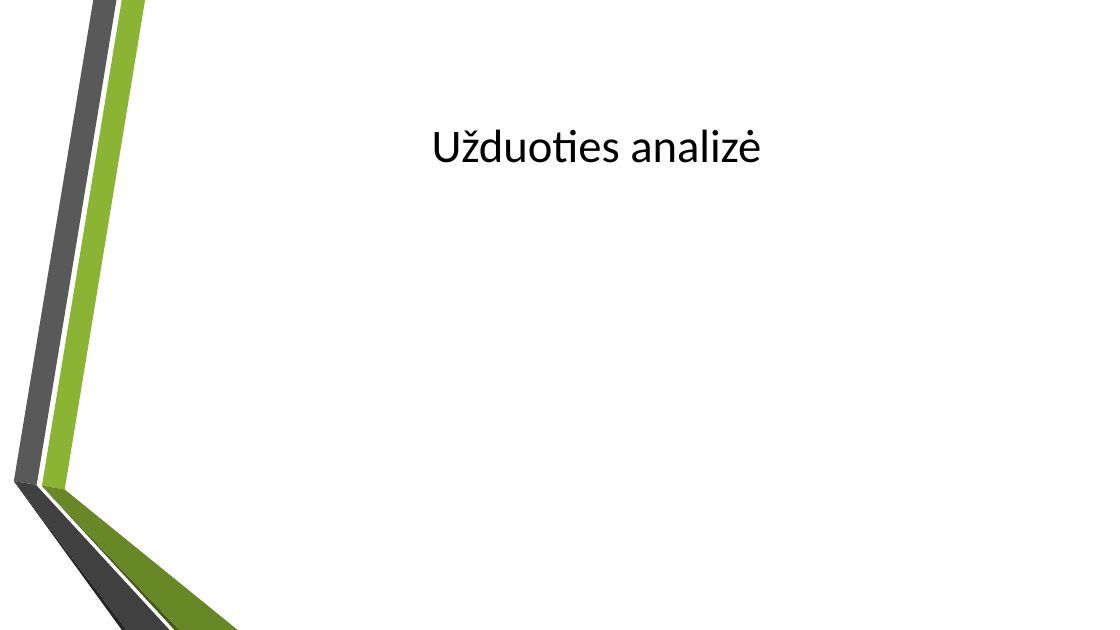
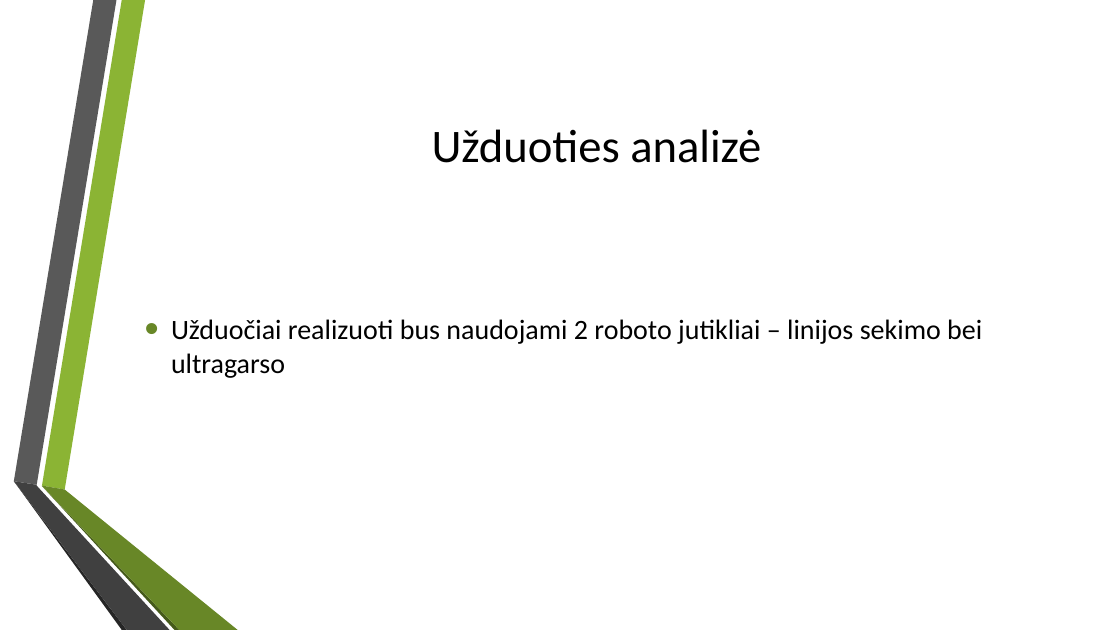
Before and after one commit to killeriax/RobotuProjektas, a slide deck: slide 3 of Dokumentacija/Pristatymas.pptx. Drawn at 1120x630 pixels with LibreOffice and Linux fonts; fonts in the diff are those of the drawing; background and template pictures are left out. Boxes give left, top, right and bottom in pixels: in the first picture for what was removed or moved away, otherwise in the second. Text is boxed around its words. In the diff, an @@ line names an element or a change of style, - is before the commit and + after.

```diff
--- a/Dokumentacija/Pristatymas.pptx
+++ b/Dokumentacija/Pristatymas.pptx
@@ text added at <box>171,319,982,378</box>, 24 pt, text #000000 @@
+• Užduočiai realizuoti bus naudojami 2 roboto jutikliai – linijos sekimo bei ultragarso
```
Also in this commit, not shown: 1 slide added, 1 slide removed, 1 other file.
